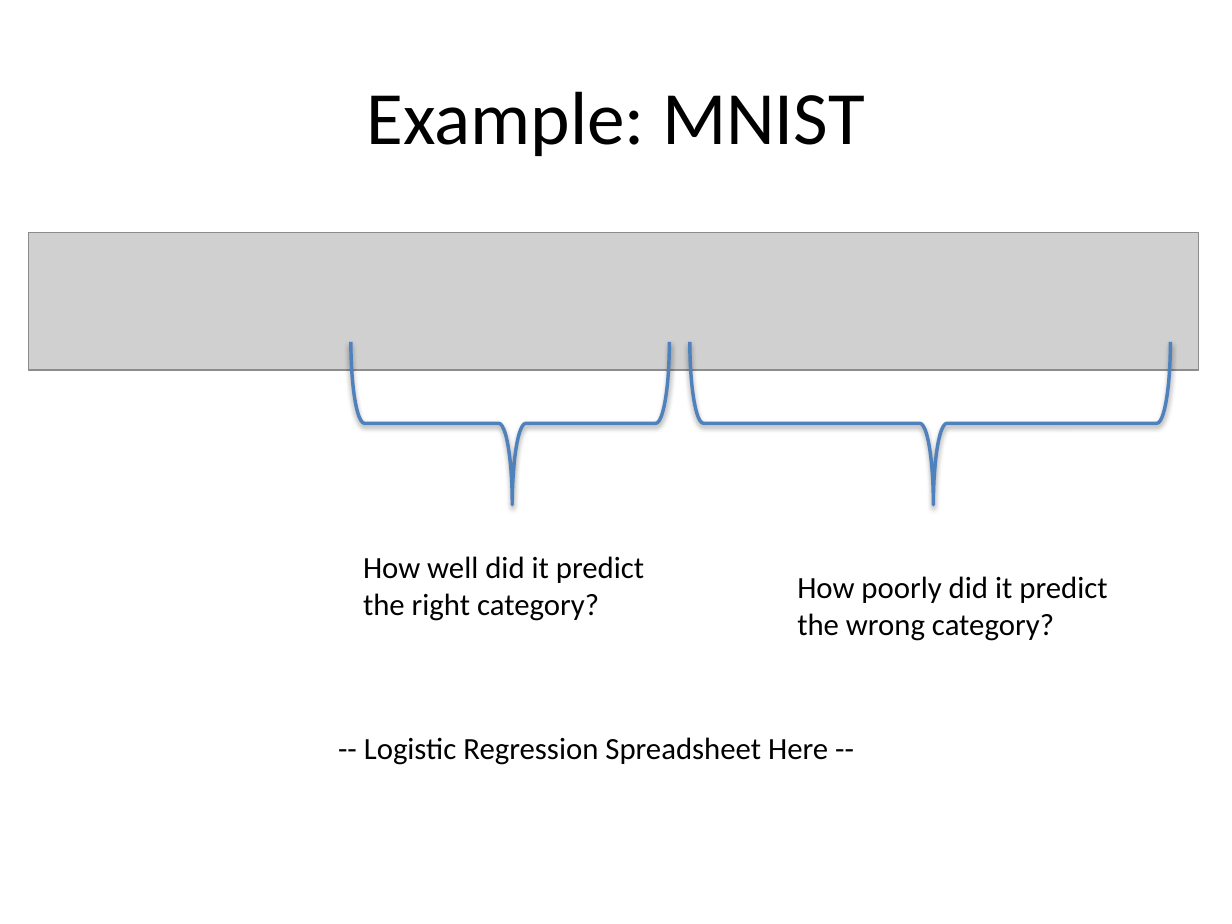
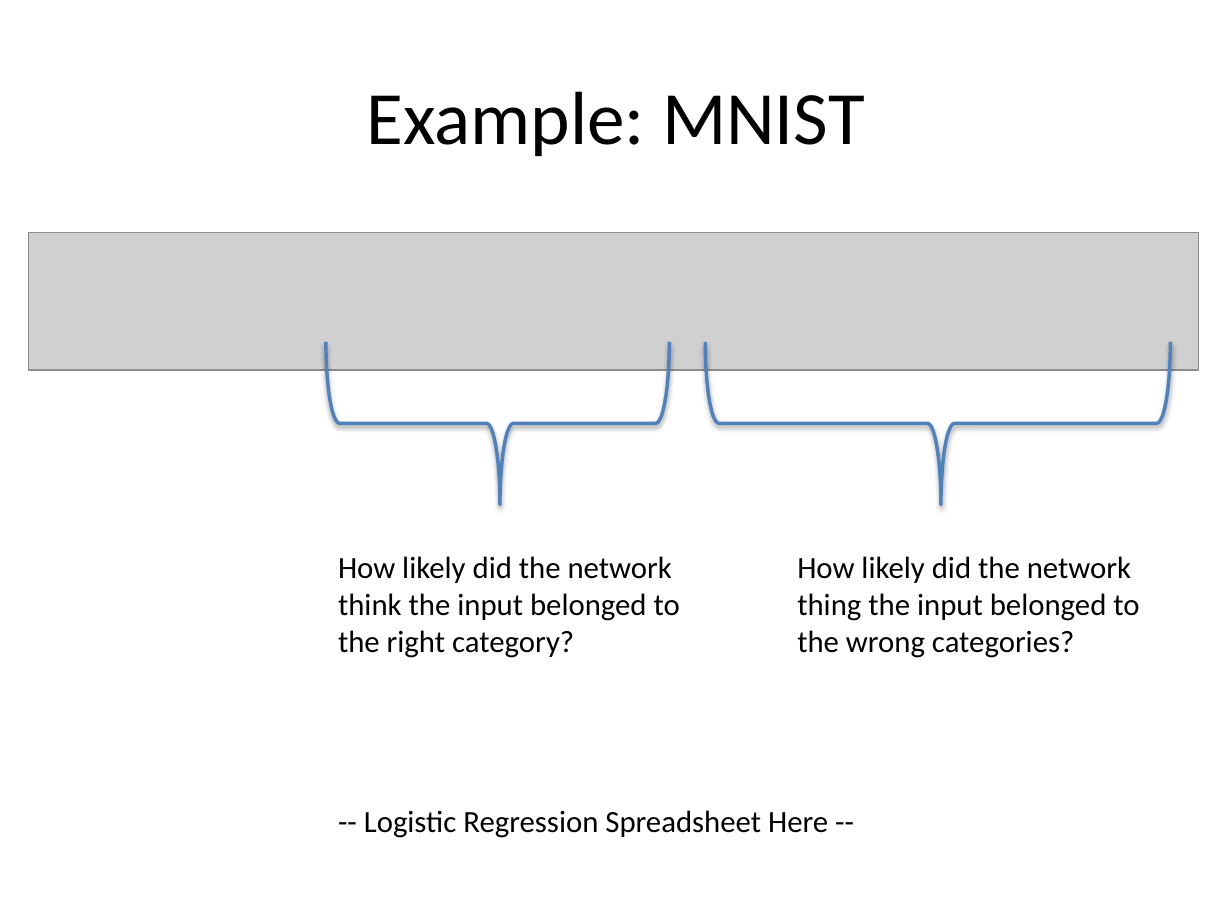
Before and after one commit to dlacombejr/MPCR_demo, a slide deck: slide 24 of aNN_presentation.pptx (slide 14 before the commit). Drawn at 1232x924 pixels with LibreOffice and Linux fonts; fonts in the diff are those of the drawing; grey boxes stand for pictures. Boxes give left, top, right and bottom in pixels: in the first picture for what was removed or moved away, otherwise in the second. Text is boxed around its words. In the diff, an @@ line names an element or a change of style, - is before the commit and + after.

```diff
--- a/aNN_presentation.pptx
+++ b/aNN_presentation.pptx
@@ left brace resized from (x1=351, y1=341, x2=669, y2=504) to (x1=326, y1=342, x2=670, y2=505) @@
@@ left brace resized from (x1=690, y1=342, x2=1170, y2=505) to (x1=705, y1=342, x2=1170, y2=505) @@
@@ text at (x1=338, y1=556, x2=680, y2=658): text changed @@
-How well did it predict the right category?
+How likely did the network think the input belonged to the right category?
@@ text at (x1=797, y1=556, x2=1139, y2=658): text changed @@
-How poorly did it predict the wrong category?
+How likely did the network thing the input belonged to the wrong categories?
@@ text "-- Logistic Regression Spreadsheet Here ..." moved from (x1=364, y1=737, x2=828, y2=765) to (x1=364, y1=810, x2=828, y2=838) @@
```
Also in this commit, not shown: 12 other slides changed, 9 slides added, 3 other files.
